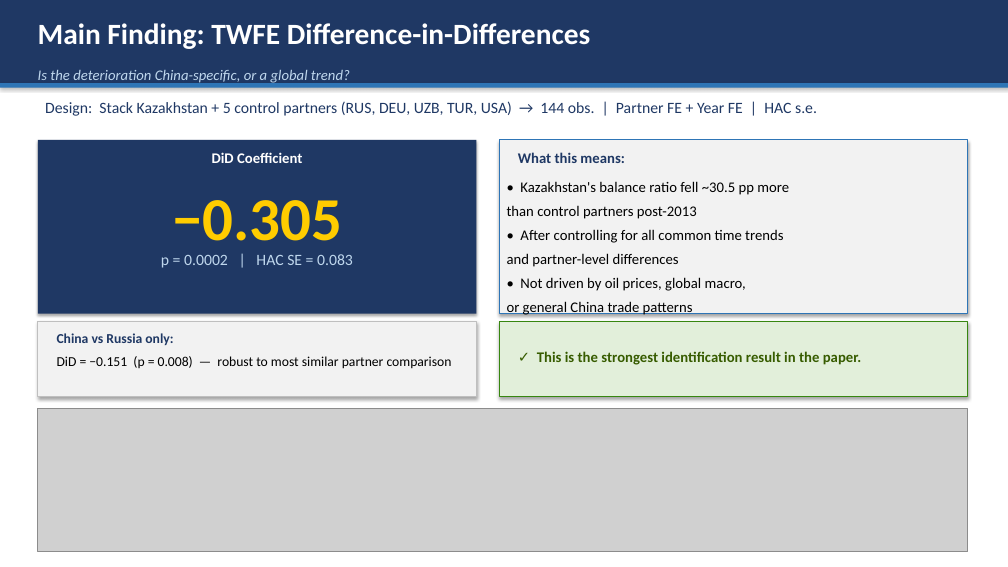
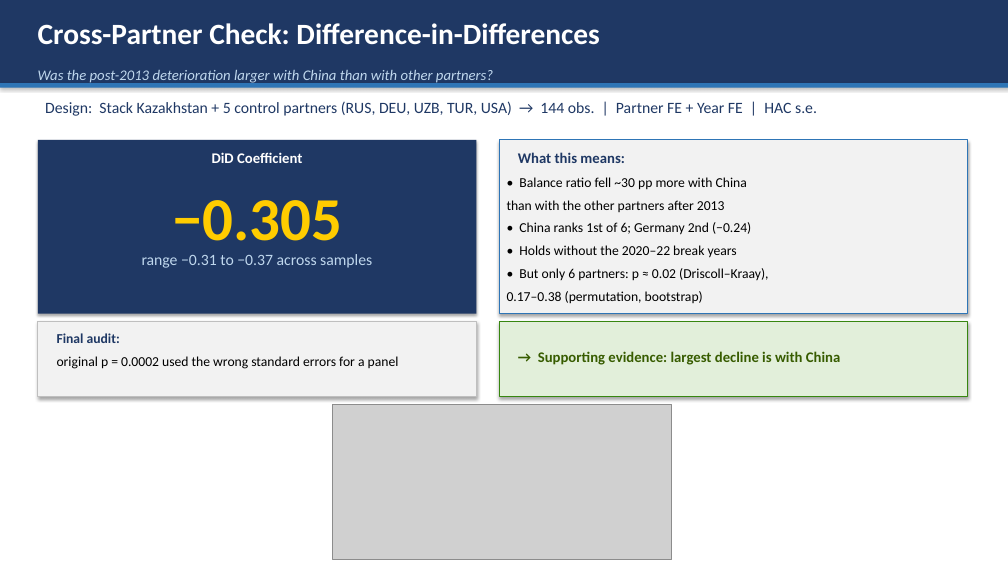
Before and after one commit to omirbeknikar-ship-it/dissertation-final, a slide deck: slide 17 of Paper/defense_presentation.pptx. Drawn at 1008x567 pixels with LibreOffice and Linux fonts; fonts in the diff are those of the drawing; grey boxes stand for pictures. Boxes give left, top, right and bottom in pixels: in the first picture for what was removed or moved away, otherwise in the second. Text is boxed around its words. In the diff, an @@ line names an element or a change of style, - is before the commit and + after.

Commit message:
final audit: references, placeholder oil data, DiD inference, oil channel
- Correct six misattributed/unverifiable references (Jepson & Baldakova 2024,
  Calabrese 2024, Primiano & Kudebayeva 2025, Grant 2020; remove Petry 2023 and
  Keohane & Nye 1973) plus Frank 1967 and Prebisch 1950 details.
- Remove the annual oil_exports placeholder (55% of exports); withdraw the
  §6.12 proxy regressions; re-estimate ADL and CUSUM on observed data (Script 45).
- DiD robustness (Script 44): Driscoll-Kraay, clustered, wild cluster bootstrap,
  permutation inference; samples excluding 2020-2022 and Russia. DiD now
  presented as supporting evidence.
- Measure the oil channel with observed monthly HS 27 data (§4.6, Table 4.7).
- HS 84/85/87 2019 vs 2023 evidence in §6.14; sanctions-section claims corrected.
- Evidence roadmap at the start of Chapter 6; slides, script, README updated.

```diff
--- a/Paper/defense_presentation.pptx
+++ b/Paper/defense_presentation.pptx
@@ text at (38, 23, 599, 45): text changed @@
-Main Finding: TWFE Difference-in-Differences
+Cross-Partner Check: Difference-in-Differences
@@ text at (38, 70, 493, 84): text changed @@
-Is the deterioration China-specific, or a global trend?
+Was the post-2013 deterioration larger with China than with other partners?
@@ text at (507, 177, 768, 304): text changed; size 14 to 13 pt @@
-• Kazakhstan's balance ratio fell ~30.5 pp more
-than control partners post-2013
-• After controlling for all common time trends
-and partner-level differences
-• Not driven by oil prices, global macro,
-or general China trade patterns
-• → The deterioration is CHINA-SPECIFIC
+• Balance ratio fell ~30 pp more with China
+than with the other partners after 2013
+• China ranks 1st of 6; Germany 2nd (−0.24)
+• Holds without the 2020–22 break years
+• But only 6 partners: p ≈ 0.02 (Driscoll–Kraay),
+0.17–0.38 (permutation, bootstrap)
@@ text at (142, 254, 372, 268): text changed @@
-p = 0.0002 | HAC SE = 0.083
+range −0.31 to −0.37 across samples
@@ text at (57, 333, 120, 343): text changed @@
-China vs Russia only:
+Final audit:
@@ text at (57, 356, 399, 369): text changed @@
-DiD = −0.151 (p = 0.008) — robust to most similar partner comparison
+original p = 0.0002 used the wrong standard errors for a panel
@@ text at (538, 351, 840, 365): text changed @@
-✓ This is the strongest identification result in the paper.
+→ Supporting evidence: largest decline is with China
@@ picture: place and size @@
-picture at (38, 408, 968, 552)
+picture at (333, 405, 671, 560)
```
Also in this commit, not shown: 4 other slides changed, 29 other files.
